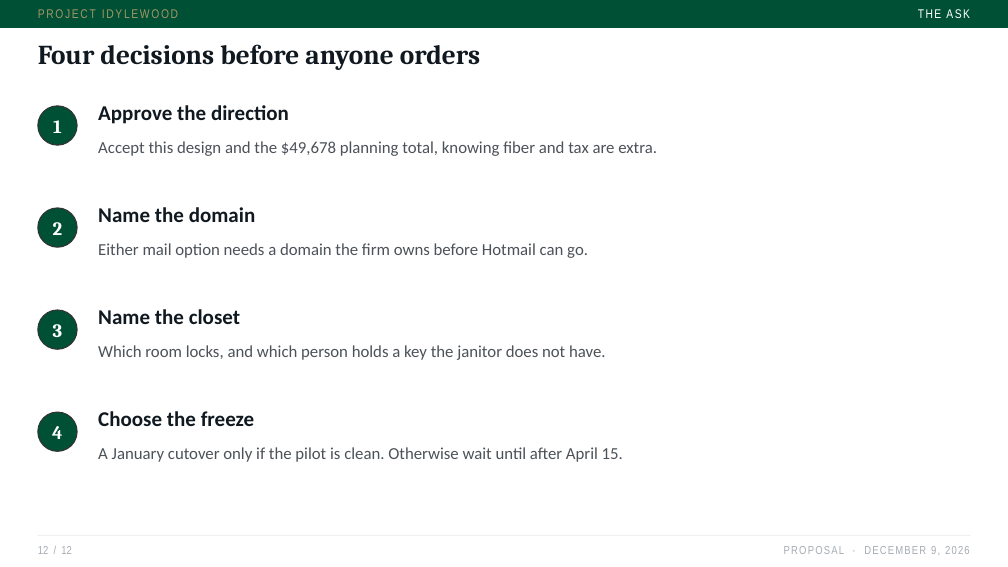
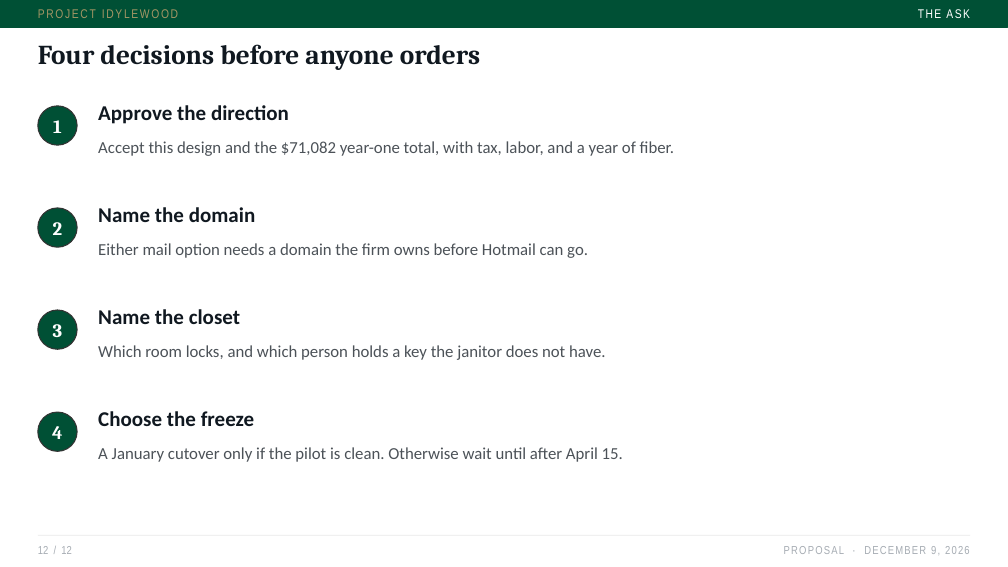
Before and after one commit to jxstjoeii/project-idylewood, a slide deck: slide 12 of slides/Project-Idylewood-Proposal.pptx. Drawn at 1008x567 pixels with LibreOffice and Linux fonts; fonts in the diff are those of the drawing. Boxes give left, top, right and bottom in pixels: in the first picture for what was removed or moved away, otherwise in the second. Text is boxed around its words. In the diff, an @@ line names an element or a change of style, - is before the commit and + after.

```diff
--- a/slides/Project-Idylewood-Proposal.pptx
+++ b/slides/Project-Idylewood-Proposal.pptx
@@ text at (x1=98, y1=141, x2=674, y2=156): text changed @@
-Accept this design and the $49,678 planning total, knowing fiber and tax are extra.
+Accept this design and the $71,082 year-one total, with tax, labor, and a year of fiber.
```
Also in this commit, not shown: 6 other slides changed, 5 other files.
